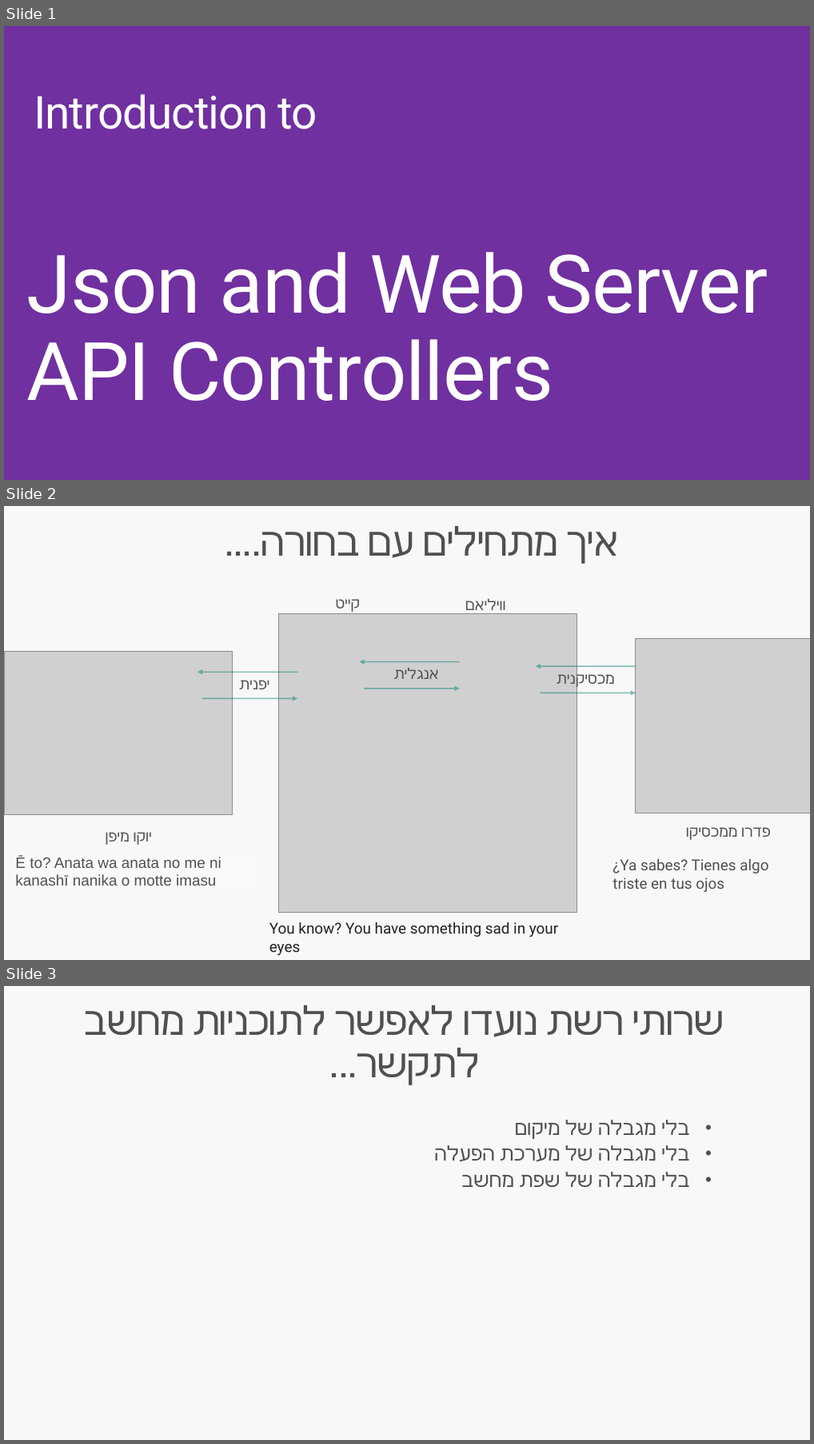
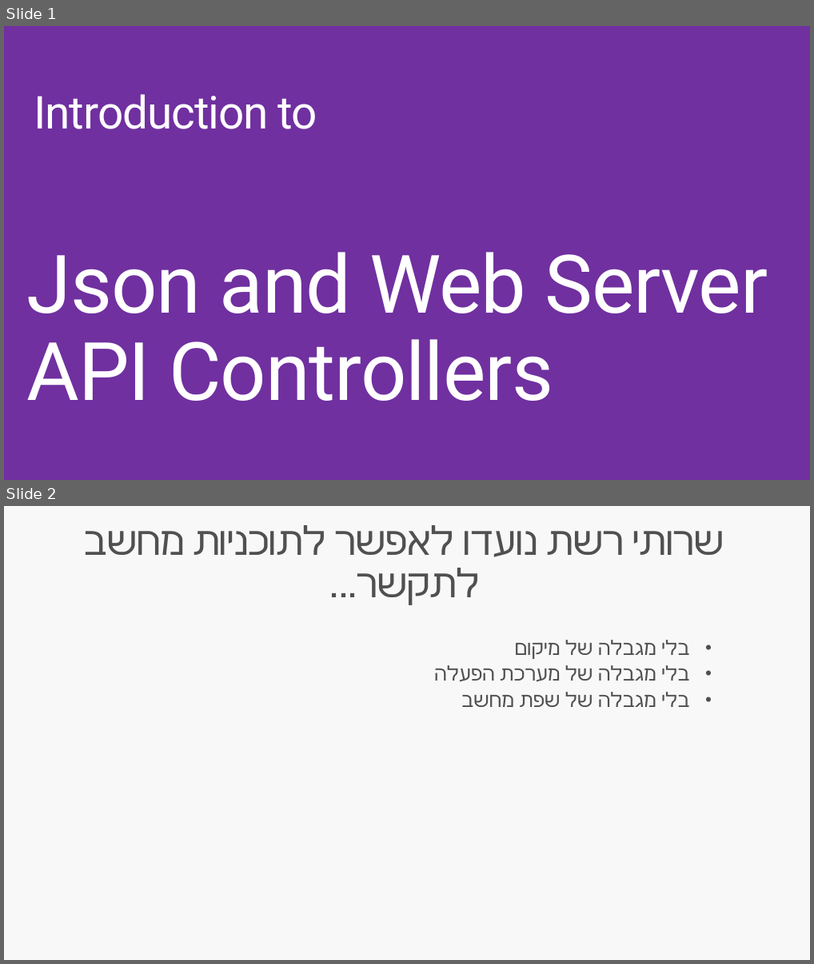
Before and after one commit to stma1one/WebAPIDTOLesson, a slide deck: Docs/JSON and Rest Web API.pptx. Shown one above the other, each under a label of ours: slides 1, 2 and 3 before the commit, slides 1 and 2 after it. The pictures are 814x1444 and 814x964 pixels, drawn with LibreOffice and Linux fonts; fonts in the diff are those of the drawing; grey boxes stand for pictures. Boxes give left, top, right and bottom in pixels: in the first picture for what was removed or moved away, otherwise in the second. Text is boxed around its words. In the diff, an @@ line names an element or a change of style, - is before the commit and + after.

```diff
--- a/Docs/JSON and Rest Web API.pptx
+++ b/Docs/JSON and Rest Web API.pptx
@@ slide 2 removed at bbox=[4, 506, 810, 960], background #F8F8F8 @@
@@ title removed at bbox=[566, 532, 618, 564] @@
-איך מתחילים עם בחורה....
@@ text removed at bbox=[336, 599, 360, 612] @@
-קייט
@@ text removed at bbox=[466, 599, 506, 614] @@
-וויליאם
@@ picture removed at bbox=[278, 614, 578, 912] @@
@@ picture removed at bbox=[636, 638, 810, 812] @@
@@ picture removed at bbox=[4, 651, 233, 815] @@
@@ arrow removed from (298, 672) to (198, 672) @@
@@ arrow removed from (459, 661) to (360, 661) @@
@@ text removed at bbox=[394, 668, 439, 679] @@
-אנגלית
@@ arrow removed from (636, 666) to (536, 666) @@
@@ text removed at bbox=[557, 672, 615, 688] @@
-מכסיקנית
@@ text removed at bbox=[239, 680, 270, 689] @@
-יפנית
@@ arrow removed from (365, 688) to (459, 688) @@
@@ arrow removed from (541, 693) to (636, 693) @@
@@ arrow removed from (202, 698) to (298, 698) @@
@@ text removed at bbox=[134, 832, 152, 844] @@
-יוקו מיפן
@@ text removed at bbox=[742, 827, 770, 836] @@
-פדרו ממכסיקו
@@ text removed at bbox=[15, 856, 222, 885] @@
-Ē to? Anata wa anata no me ni kanashī nanika o motte imasu
@@ text removed at bbox=[613, 859, 769, 892] @@
-¿Ya sabes? Tienes algo triste en tus ojos
@@ text removed at bbox=[270, 922, 558, 955] @@
-You know? You have something sad in your eyes
@@ what was slide 3 is now slide 2 @@
```
Also in this commit, not shown: 3 slides changed, 1 slide added, 7 other slides removed.
